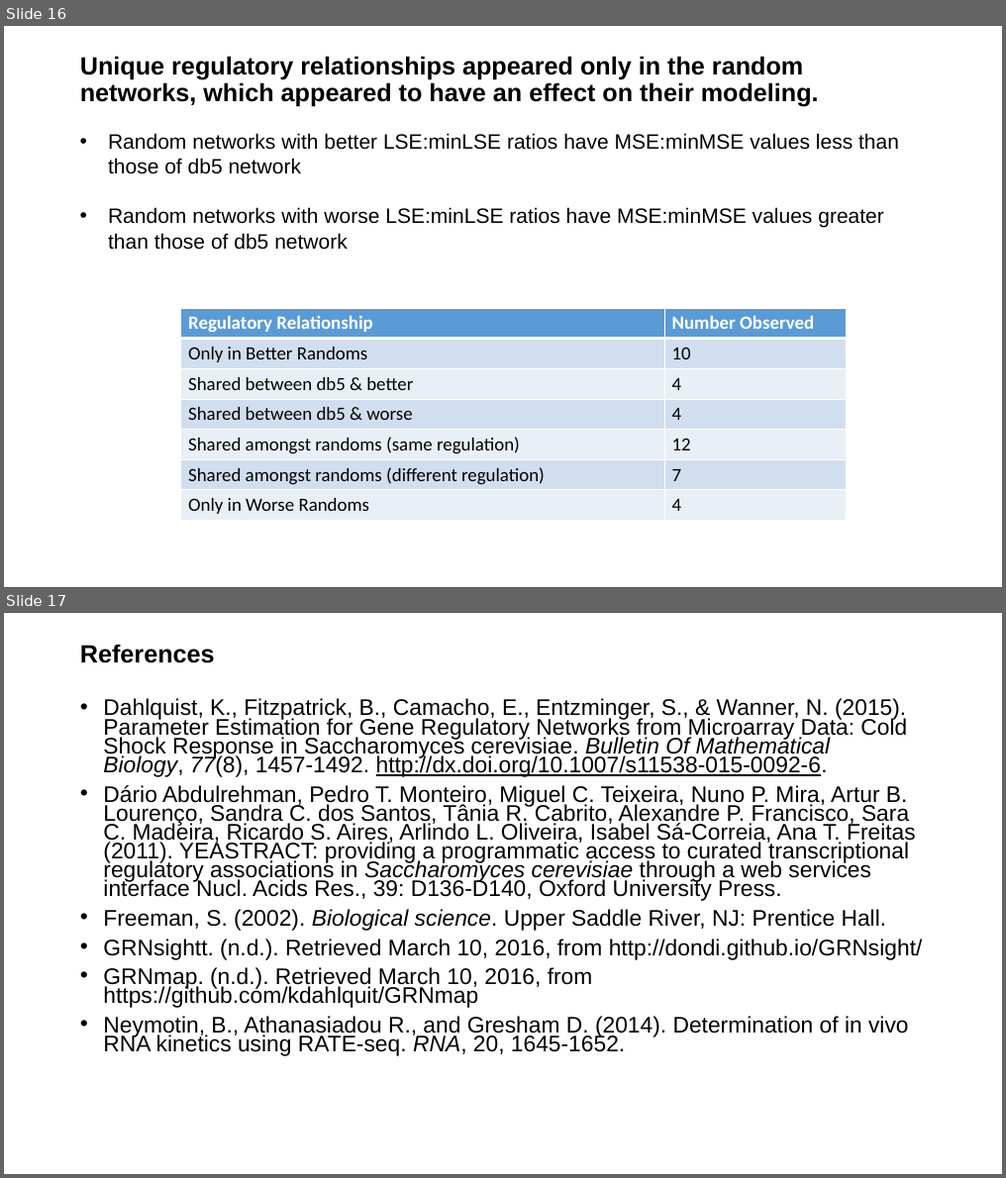
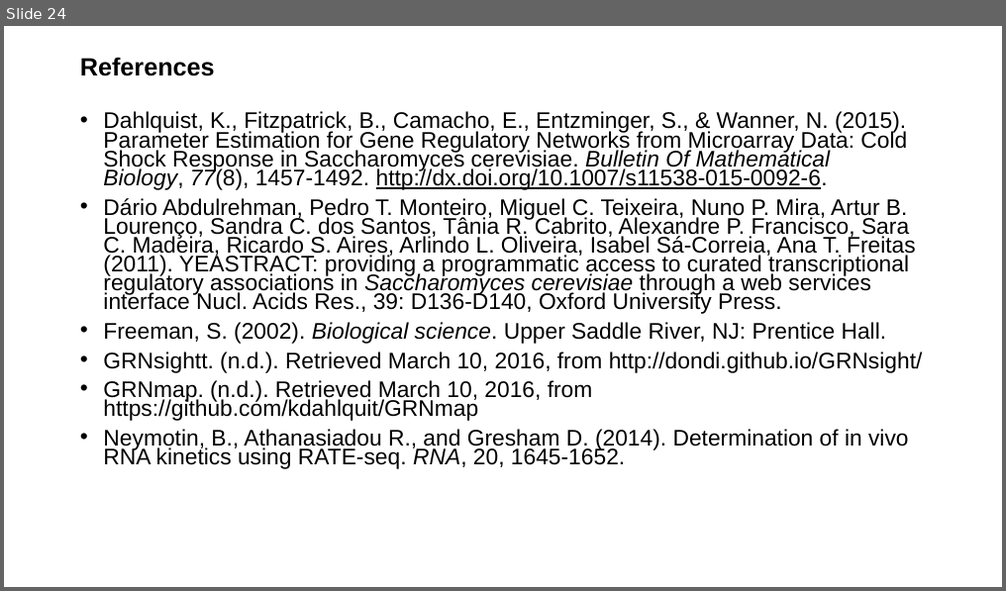
Before and after one commit to kdahlquist/GRNmap, a slide deck: documents/presentations/LMUURS17_NEW.pptx. Shown one above the other, each under a label of ours: slides 16 and 17 before the commit, slide 24 after it. The pictures are 1006x1178 and 1006x591 pixels, drawn with LibreOffice and Linux fonts; fonts in the diff are those of the drawing. Boxes give left, top, right and bottom in pixels: in the first picture for what was removed or moved away, otherwise in the second. Text is boxed around its words. In the diff, an @@ line names an element or a change of style, - is before the commit and + after.

```diff
--- a/documents/presentations/LMUURS17_NEW.pptx
+++ b/documents/presentations/LMUURS17_NEW.pptx
@@ slide 16 removed at (4,26,1002,587), background #FFFFFF @@
@@ title removed at (80,56,819,107) @@
-Unique regulatory relationships appeared only in the random networks, which appeared to have an effect on their modeling.
@@ text removed at (108,133,899,250) @@
-• Random networks with better LSE:minLSE ratios have MSE:minMSE values less than those of db5 network
-• Random networks with worse LSE:minLSE ratios have MSE:minMSE values greater than those of db5 network
@@ table removed at (180,308,846,521), 7 rows, 2 columns @@
-Regulatory Relationship | Number Observed
-Only in Better Randoms | 10
-Shared between db5 & better | 4
-Shared between db5 & worse | 4
-Shared amongst randoms (same regulation) | 12
-Shared amongst randoms (different regulation) | 7
-Only in Worse Randoms | 4
@@ what was slide 17 is now slide 24 @@
```
Also in this commit, not shown: 15 slides changed, 8 slides added.
